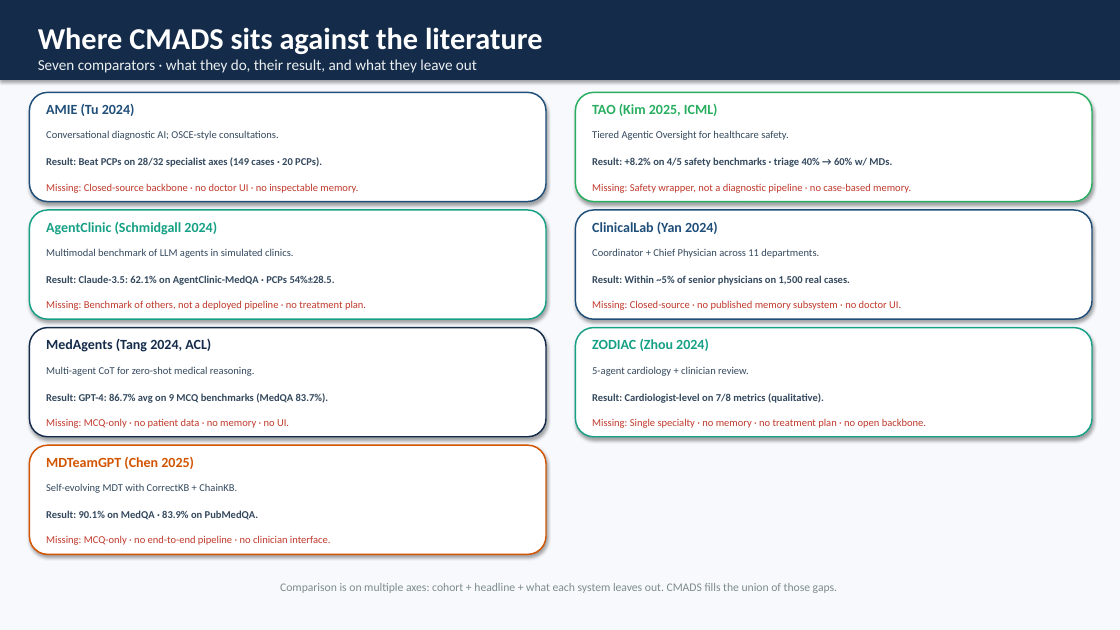
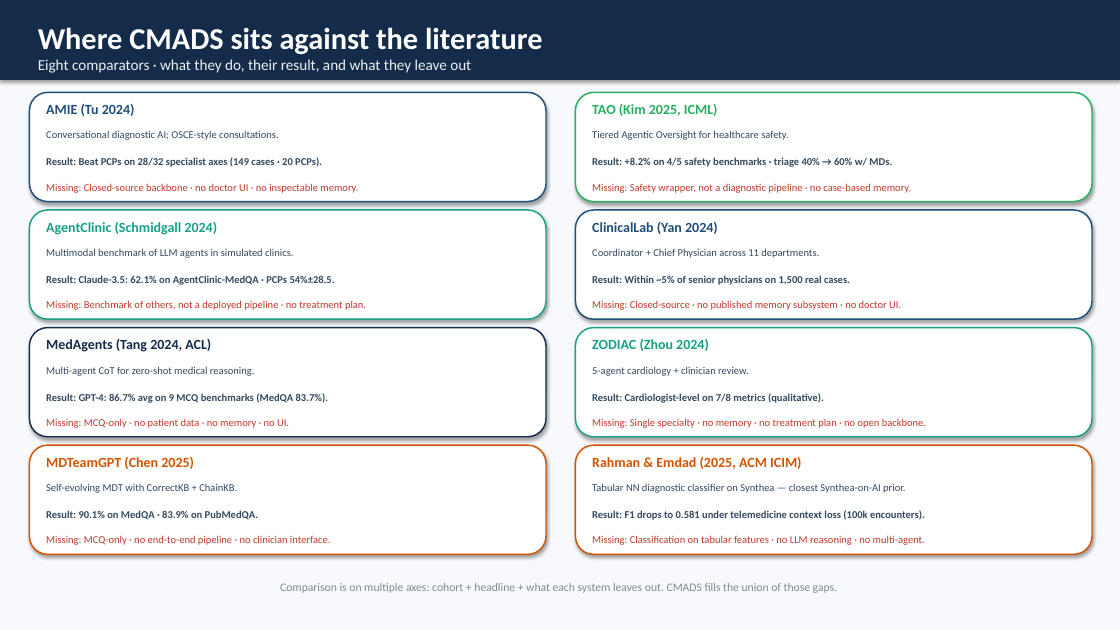
Before and after one commit to abdamin004/CMADS, a slide deck: slide 6 of docs/results_presentation/CMADS_Results_Presentation.pptx. Drawn at 1120x630 pixels with LibreOffice and Linux fonts; fonts in the diff are those of the drawing. Boxes give left, top, right and bottom in pixels: in the first picture for what was removed or moved away, otherwise in the second. Text is boxed around its words. In the diff, an @@ line names an element or a change of style, - is before the commit and + after.

```diff
--- a/docs/results_presentation/CMADS_Results_Presentation.pptx
+++ b/docs/results_presentation/CMADS_Results_Presentation.pptx
@@ text at <box>38,59,471,73</box>: text changed @@
-Seven comparators · what they do, their result, and what they leave out
+Eight comparators · what they do, their result, and what they leave out
@@ rounded rectangle added at <box>576,445,1092,555</box>, fill #FFFFFF, outline #D35400 1.25 pt @@
@@ text added at <box>592,457,801,469</box>, 12 pt, text #D35400, bold @@
+Rahman & Emdad (2025, ACM ICIM)
@@ text added at <box>592,483,905,493</box>, 9 pt, text #34495E @@
+Tabular NN diagnostic classifier on Synthea — closest Synthea-on-AI prior.
@@ text added at <box>592,510,925,520</box>, 9 pt, text #34495E, bold @@
+Result: F1 drops to 0.581 under telemedicine context loss (100k encounters).
@@ text added at <box>592,535,925,545</box>, 9 pt, text #C0392B @@
+Missing: Classification on tabular features · no LLM reasoning · no multi-agent.
```
Also in this commit, not shown: 3 other files.
